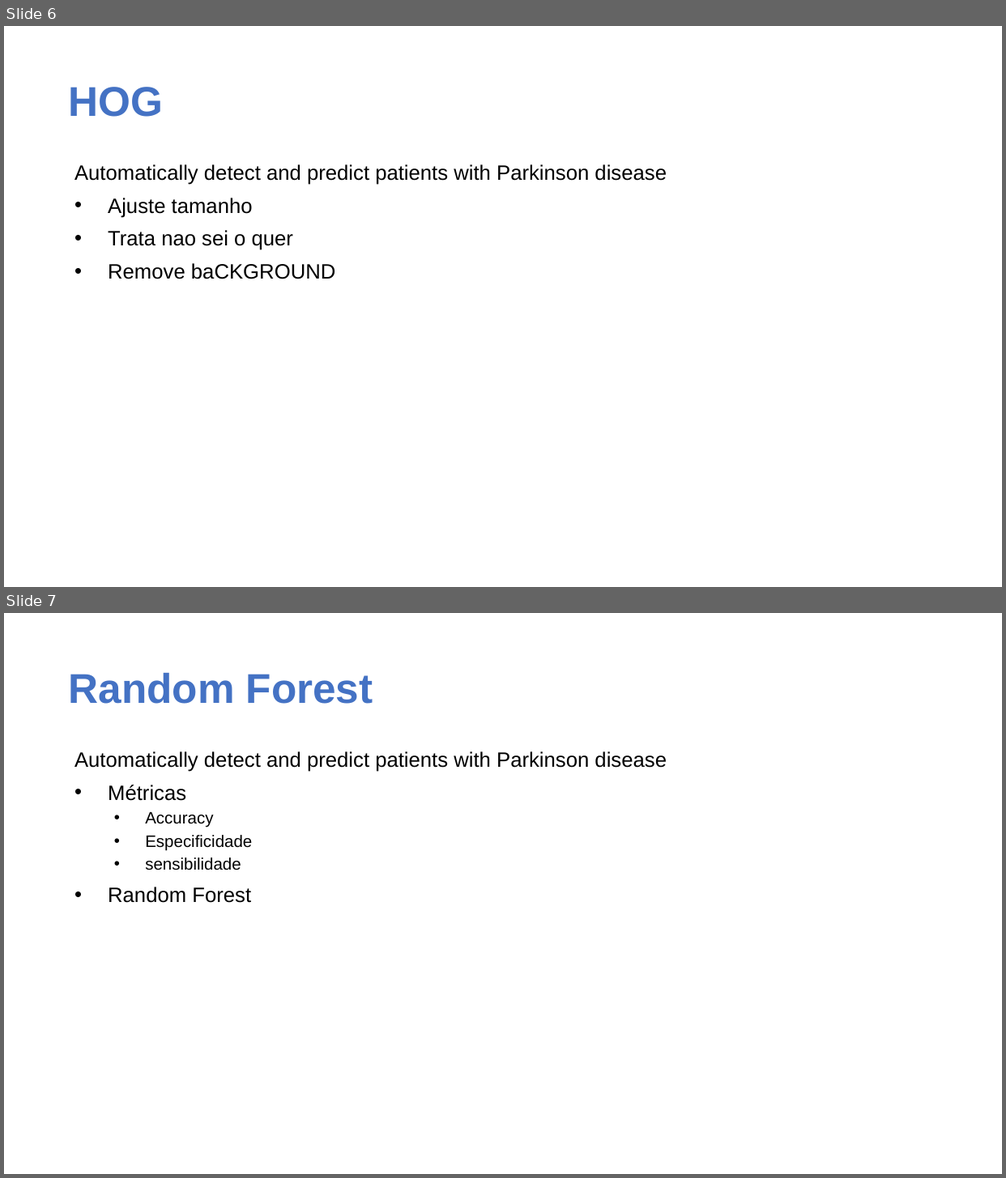
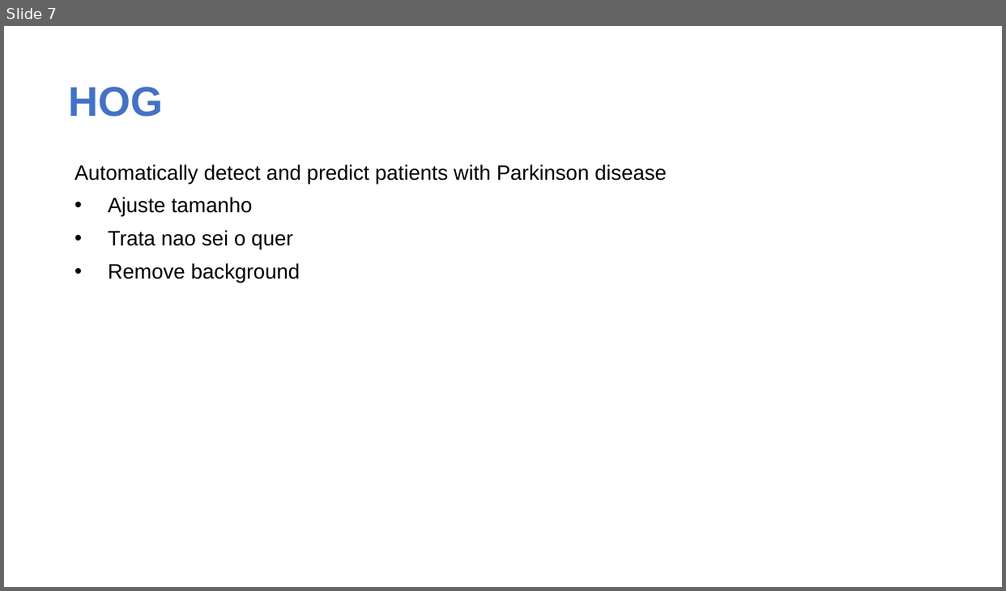
Before and after one commit to andrerclaudio/parkinson-prediction, a slide deck: Presentation.pptx. Shown one above the other, each under a label of ours: slides 6 and 7 before the commit, slide 7 after it. The pictures are 1006x1178 and 1006x591 pixels, drawn with LibreOffice and Linux fonts; fonts in the diff are those of the drawing; background and template pictures are left out. Boxes give left, top, right and bottom in pixels: in the first picture for what was removed or moved away, otherwise in the second. Text is boxed around its words. In the diff, an @@ line names an element or a change of style, - is before the commit and + after.

```diff
--- a/Presentation.pptx
+++ b/Presentation.pptx
@@ slide 7 removed at (x1=4, y1=613, x2=1002, y2=1174), background picture (left out) @@
@@ text removed at (x1=69, y1=673, x2=373, y2=704) @@
-Random Forest
@@ text removed at (x1=74, y1=752, x2=667, y2=903) @@
-Automatically detect and predict patients with Parkinson disease
-• Métricas
-  • Accuracy
-  • Especificidade
-  • sensibilidade
-• Random Forest
@@ what was slide 6 is now slide 7 @@
@@ slide 7 changed as well @@
@@ text at (x1=108, y1=263, x2=300, y2=284): text changed @@
-• Remove baCKGROUND
+• Remove background
```
Also in this commit, not shown: 3 other slides changed, 4 slides added, 2 other slides removed.
